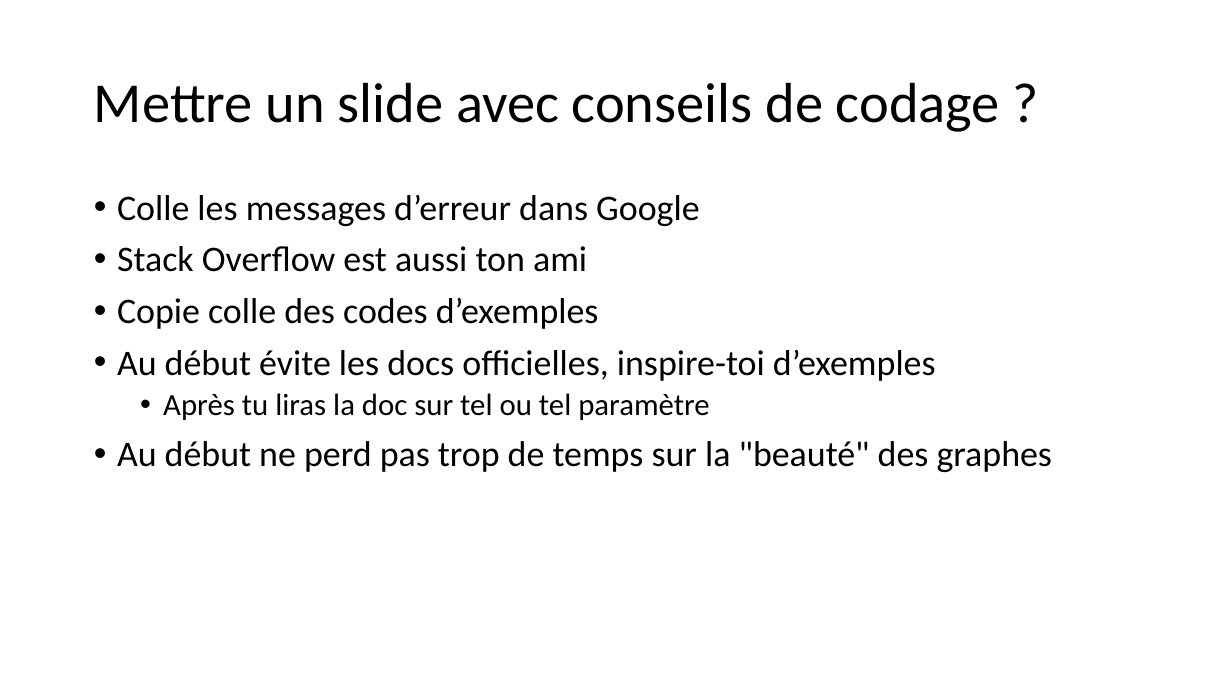
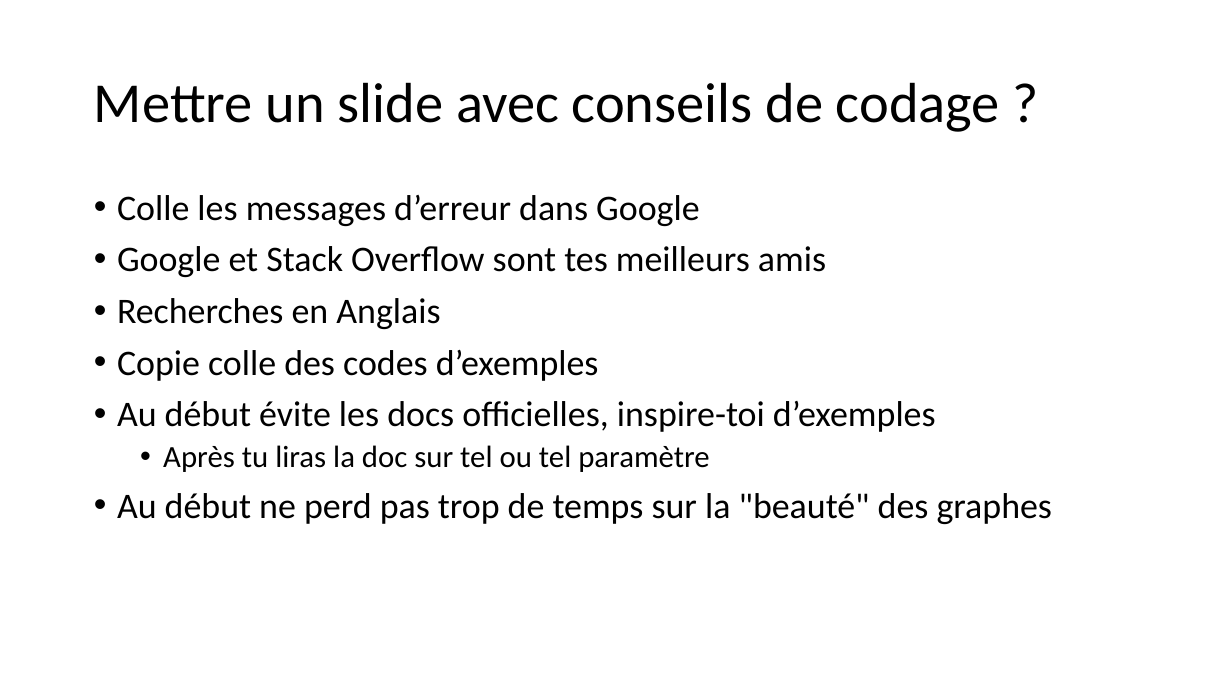
Before and after one commit to 40tude/Data_Essentials_Stage_Oct_2023, a slide deck: slide 19 of notes_de_stage.pptx. Drawn at 1232x693 pixels with LibreOffice and Linux fonts; fonts in the diff are those of the drawing. Boxes give left, top, right and bottom in pixels: in the first picture for what was removed or moved away, otherwise in the second. Text is boxed around its words. In the diff, an @@ line names an element or a change of style, - is before the commit and + after.

```diff
--- a/notes_de_stage.pptx
+++ b/notes_de_stage.pptx
@@ text at box(117, 246, 826, 329): text changed @@
-• Stack Overflow est aussi ton ami
+• Google et Stack Overflow sont tes meilleurs amis
+• Recherches en Anglais
```
Also in this commit, not shown: 6 other slides changed, 5 slides added, 4 other files.
